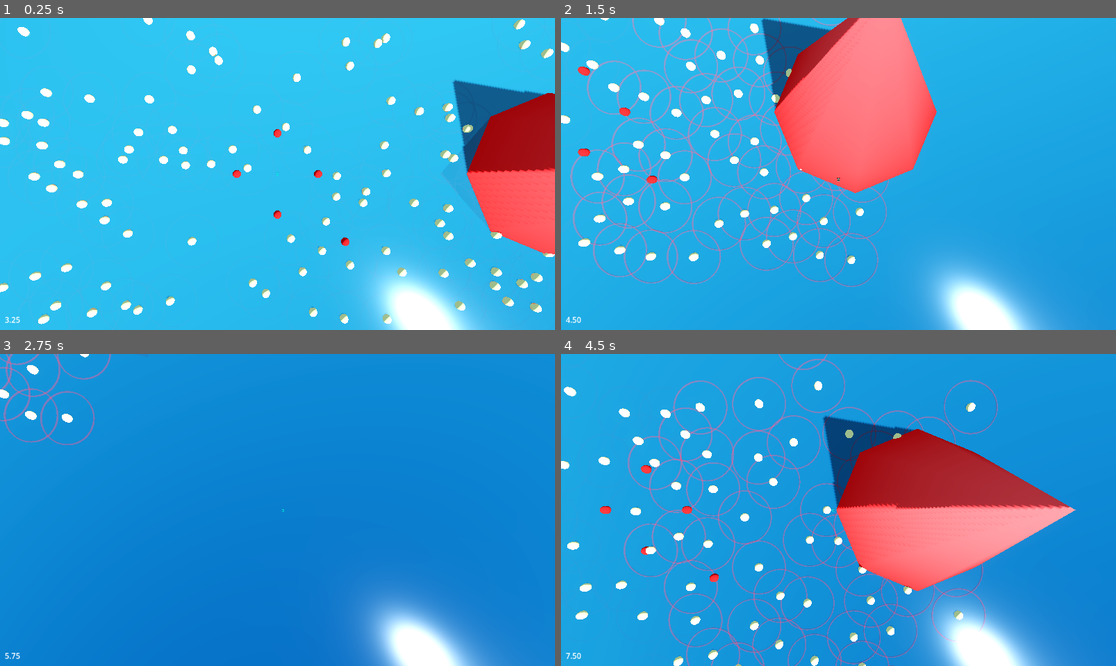
Above: before the commit, frames 1-4 (two rows, left to right).
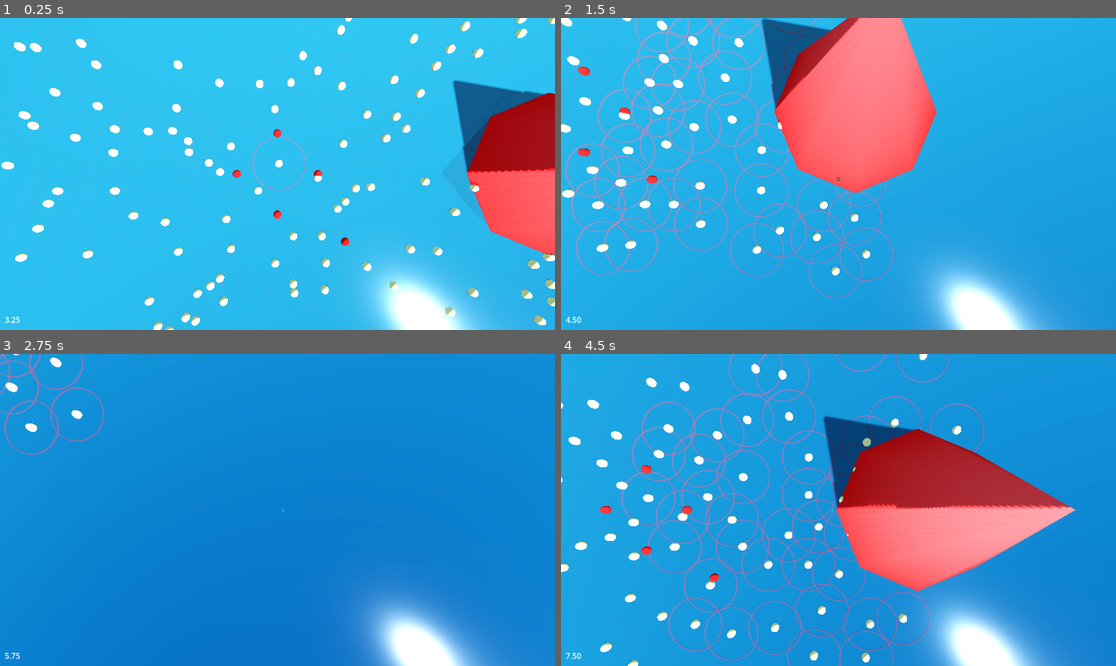
Above: after the commit, the same moments.

Repository: zeke8402/asg-godot-brewing
Game: Godot game, scene res://Scenes/main.tscn
The game is run twice, just before and just after one commit, with the same random seed, the same clock (stepped at 60 frames per second) and the same inputs. Before the commit the project starts from res://main.tscn.
Inputs (mouse positions are in pixels of both pictures, inside the frame that each line leads up to):
- Up to frame 1 (0.25 s): no input
- Up to frame 2 (1.5 s): move the mouse to (960, 158) at 0.52 s; hold D (move_right) 0.53-1.28 s; click (960, 158) at 0.67 s; move the mouse to (727, 189) at 1.27 s; hold S (move_down) from 1.28 s (still down)
- Up to frame 3 (2.75 s): move the mouse to (333, 441) at 2.02 s; release S (move_down) at 2.03 s; hold D (move_right) from 2.03 s (still down)
- Up to frame 4 (4.5 s): move the mouse to (810, 572) at 2.77 s; release D (move_right) at 2.78 s; hold W (move_up) 2.78-3.53 s; click (810, 572) at 2.92 s; move the mouse to (1005, 556) at 3.52 s; hold A (move_left) from 3.53 s (still down); move the mouse to (672, 463) at 4.27 s

The runs differ from the first frame. In frame 1, 7.0% of the frame differs, in the area x 0-100%, y 0-100%; in frame 2, 11%; in frame 3, 1.5%; in frame 4, 12%, in the area x 0-79%, y 0-100%.

Commit message:
reorganizing code and refactoring code-only instantiations into packed scenes

Diff:
--- a/Player/anchor.gd
+++ /dev/null
@@ -1,48 +0,0 @@
-extends CharacterBody3D
-
-const SPEED = 25.0
-const CELL_COUNT = 100
-const FLOCK_RADIUS = 2.0
-
-var cells: Array[Node3D] = []
-
-func _ready() -> void:
-	_build_reticle()
-	_spawn_cells()
-
-func _build_reticle() -> void:
-	var label := Label3D.new()
-	label.text = "X"
-	label.font_size = 64
-	label.modulate = Color(0.0, 1.0, 0.8)
-	label.billboard = BaseMaterial3D.BILLBOARD_ENABLED
-	label.no_depth_test = true
-	add_child(label)
-
-func _spawn_cells() -> void:
-	for i in range(CELL_COUNT):
-		var cell: Node3D = preload("res://Player/cell.gd").new()
-		cell.anchor = self
-		get_parent().add_child(cell)
-		cells.append(cell)
-		var angle: float = (float(i) / float(CELL_COUNT)) * TAU
-		cell.global_position = Vector3(
-			global_position.x + cos(angle) * FLOCK_RADIUS,
-			global_position.y,
-			global_position.z + sin(angle) * FLOCK_RADIUS
-		)
-
-func _physics_process(delta: float) -> void:
-	var input_dir := Input.get_vector("move_left", "move_right", "move_up", "move_down")
-
-	if input_dir.length() > 1.0:
-		input_dir = input_dir.normalized()
-
-	position.x += input_dir.x * SPEED * delta
-	position.z += input_dir.y * SPEED * delta
-
-	_update_cells(delta)
-
-func _update_cells(delta: float) -> void:
-	for cell in cells:
-		cell.update(delta)
--- a/Player/cell.gd
+++ /dev/null
@@ -1,74 +0,0 @@
-extends Node3D
-
-var anchor: Node3D = null
-var velocity := Vector3.ZERO
-
-const FLOCK_RADIUS = 2.0
-const RADIUS_STRENGTH = 8.0
-const SEPARATION_RADIUS = 1.2
-const SEPARATION_STRENGTH = 6.0
-const DAMPING = 0.85
-const VISUAL_RANGE = 20
-const PROTECTED_RANGE = 5
-const CENTERING_FACTOR = 5
-const MATCHING_FACTOR = 1
-const AVOIDANCE_FACTOR = 1000
-const MIN_SPEED = -0.1
-const MAX_SPEED = 0.1
-
-func _ready() -> void:
-	_build_mesh()
-	_set_initial_position()
-
-func _build_mesh() -> void:
-	var body = AnimatableBody3D.new()
-	var mesh_instance := MeshInstance3D.new()
-	var sphere := SphereMesh.new()
-	sphere.radius = 0.3
-	sphere.height = 0.6
-	mesh_instance.mesh = sphere
-
-	var mat := StandardMaterial3D.new()
-	mat.albedo_color = Color(0.9, 0.95, 0.6)
-	mesh_instance.material_override = mat
-
-	body.add_child(mesh_instance)
-	add_child(body)
-
-func _set_initial_position() -> void:
-	var index: int = anchor.cells.find(self)
-	var total: int = anchor.cells.size()
-	var angle: float = (float(index) / float(total)) * TAU
-	global_position = Vector3(
-		anchor.global_position.x + cos(angle) * FLOCK_RADIUS,
-		anchor.global_position.y,
-		anchor.global_position.z + sin(angle) * FLOCK_RADIUS
-	)
-
-func update(delta: float) -> void:
-	var pos_avg = anchor.position
-	var vel_avg = anchor.velocity
-	var close_dv = (anchor.position - position) * CENTERING_FACTOR * 10
-	var neighboring_cells = 1
-
-	for cell in anchor.cells:
-		var distance_to_cell: Vector3 = position - cell.position
-
-		if distance_to_cell.length() < VISUAL_RANGE:
-			if distance_to_cell.length_squared() < PROTECTED_RANGE ** 2:
-				close_dv += distance_to_cell + Vector3(0.5, anchor.global_position.y, 0.5)
-			else:
-				pos_avg += cell.position
-				vel_avg += cell.velocity
-				neighboring_cells += 1
-
-		pos_avg = pos_avg / neighboring_cells
-		vel_avg = vel_avg / neighboring_cells
-
-		velocity += (pos_avg - position) * CENTERING_FACTOR + (vel_avg - velocity) * MATCHING_FACTOR
-
-		velocity += close_dv * AVOIDANCE_FACTOR
-
-		velocity = velocity.clampf(MIN_SPEED, MAX_SPEED) * delta
-
-		position += velocity
--- /dev/null
+++ b/Scenes/main.tscn
@@ -0,0 +1,10 @@
+[gd_scene format=3 uid="uid://bq2nva3dhtyeo"]
+
+[ext_resource type="Script" uid="uid://ln5c3nqvvs8a" path="res://Scripts/main.gd" id="1_bo1nx"]
+[ext_resource type="Script" uid="uid://8owh2rqrroha" path="res://Scripts/flock.gd" id="2_8gbba"]
+
+[node name="Root" type="Node3D" unique_id=71723246]
+script = ExtResource("1_bo1nx")
+
+[node name="Flock" type="Node3D" parent="." unique_id=1322431668]
+script = ExtResource("2_8gbba")
--- /dev/null
+++ b/Scenes/strawberry.tscn
@@ -0,0 +1,6 @@
+[gd_scene format=3 uid="uid://gdl8deqlr3kc"]
+
+[ext_resource type="Script" uid="uid://ra106ep6faj3" path="res://Scripts/strawberry.gd" id="1_ru26v"]
+
+[node name="Strawberry" type="Node3D" unique_id=323668968]
+script = ExtResource("1_ru26v")
--- /dev/null
+++ b/Scenes/yeast_cell.tscn
@@ -0,0 +1,6 @@
+[gd_scene format=3 uid="uid://bgbay3t6wdaab"]
+
+[ext_resource type="Script" uid="uid://caxhts17eiqpm" path="res://Scripts/yeast.gd" id="1_78txa"]
+
+[node name="YeastCell" type="Node3D" unique_id=470636476]
+script = ExtResource("1_78txa")
--- a/Player/player.gd
+++ b/Scripts/flock.gd
@@ -1,4 +1,4 @@
-extends CharacterBody3D
+extends Node3D
 
 const SPEED = 25
 const CELL_COUNT = 100
@@ -28,10 +28,9 @@
 var _envDims
 
 func _ready() -> void:
-
 	_envDims = get_viewport()
 	_build_reticle()
-	_spawn_cells()
+	call_deferred("_spawn_cells")
 
 func _build_reticle() -> void:
 	var label := Label3D.new()
@@ -67,7 +66,7 @@
 	var bottom_right: Vector3 = bounds[1]
 
 	for i in range(CELL_COUNT):
-		var cell: Node3D = preload("res://Player/yeast.gd").new()
+		var cell := preload("res://Scenes/yeast_cell.tscn").instantiate()
 		get_parent().add_child(cell)
 		cell.position = Vector3(
 			randf_range(top_left.x, bottom_right.x),
--- a/main.gd
+++ b/Scripts/main.gd
@@ -1,6 +1,6 @@
 extends Node3D
 
-var _anchor: CharacterBody3D
+@onready var _flock: Node3D = $Flock
 var _time_label: Label
 
 func _ready() -> void:
@@ -11,7 +11,6 @@
 	_build_light()
 	_build_landmarks()
 	_build_food()
-	_build_anchor()
 
 func _build_background() -> void:
 	var plane := MeshInstance3D.new()
@@ -24,11 +23,6 @@
 	plane.material_override = mat
 	plane.position.y = -0.1
 	add_child(plane)
-
-func _build_anchor() -> void:
-	_anchor = preload("res://Player/player.gd").new()
-	_anchor.name = "Anchor"
-	add_child(_anchor)
 
 func _build_camera() -> void:
 	var cam := Camera3D.new()
@@ -84,7 +78,7 @@
 		add_child(mesh_instance)
 
 func _build_food() -> void:
-	var strawberry := preload("res://Assets/Fruits/strawberry_mesh.gd").new()
+	var strawberry := preload("res://Scenes/strawberry.tscn").instantiate()
 	strawberry.position = Vector3(20, 0, 0)
 	strawberry.scale = Vector3(10, 10, 10)
 	add_child(strawberry)
@@ -121,6 +115,6 @@
 
 func _process(_delta: float) -> void:
 	_time_label.text = "%.2f" % (Time.get_ticks_msec() / 1000.0)
-	if _anchor:
-		get_viewport().get_camera_3d().global_position.x = _anchor.global_position.x
-		get_viewport().get_camera_3d().global_position.z = _anchor.global_position.z
+	if _flock:
+		get_viewport().get_camera_3d().global_position.x = _flock.global_position.x
+		get_viewport().get_camera_3d().global_position.z = _flock.global_position.z
--- a/Assets/Fruits/strawberry_mesh.gd
+++ b/Scripts/strawberry.gd
@@ -4,9 +4,20 @@
 	_build_mesh()
 
 func _build_mesh() -> void:
+	var mesh := _generate_mesh()
+
 	var mesh_instance := MeshInstance3D.new()
-	mesh_instance.mesh = _generate_mesh()
+	mesh_instance.mesh = mesh
+
+	var body := StaticBody3D.new()
+	var collision := CollisionShape3D.new()
+	var shape := ConcavePolygonShape3D.new()
+	shape.set_faces(mesh.get_faces())
+	collision.shape = shape
+	body.add_child(collision)
+
 	add_child(mesh_instance)
+	add_child(body)
 
 func _generate_mesh() -> ArrayMesh:
 	var vertices := PackedVector3Array()
--- a/Player/yeast.gd
+++ b/Scripts/yeast.gd
@@ -15,13 +15,6 @@
 
 func _build_mesh() -> void:
 	var body := CharacterBody3D.new()
-
-	var collision := CollisionShape3D.new()
-	var shape := SphereShape3D.new()
-	shape.radius = 0.3
-	collision.shape = shape
-	body.add_child(collision)
-
 	var mesh_instance := MeshInstance3D.new()
 	var sphere := SphereMesh.new()
 	sphere.radius = 0.3
--- a/main.tscn
+++ /dev/null
@@ -1,6 +0,0 @@
-[gd_scene format=3 uid="uid://bq2nva3dhtyeo"]
-
-[ext_resource type="Script" uid="uid://ln5c3nqvvs8a" path="res://main.gd" id="1_ig7tw"]
-
-[node name="Node3D" type="Node3D" unique_id=71723246]
-script = ExtResource("1_ig7tw")
--- a/project.godot
+++ b/project.godot
@@ -18,9 +18,8 @@
 [file_customization]
 
 folder_colors={
-"res://Assets/": "orange",
-"res://Assets/Fruits/": "red",
-"res://Player/": "green",
+"res://Scenes/": "blue",
+"res://Scripts/": "green",
 "res://Shaders/": "purple"
 }
 
Not shown, removed: Player/anchor.gd.uid
Not shown, removed: Player/cell.gd.uid
Renamed: Player/player.gd.uid -> Scripts/flock.gd.uid
Renamed: main.gd.uid -> Scripts/main.gd.uid
Renamed: Assets/Fruits/strawberry_mesh.gd.uid -> Scripts/strawberry.gd.uid
Renamed: Player/yeast.gd.uid -> Scripts/yeast.gd.uid
